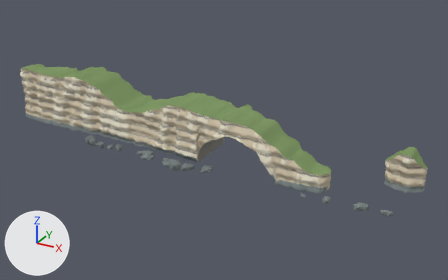
An edit to the Blender file art/coast.blend, drawn before and after from the same camera.
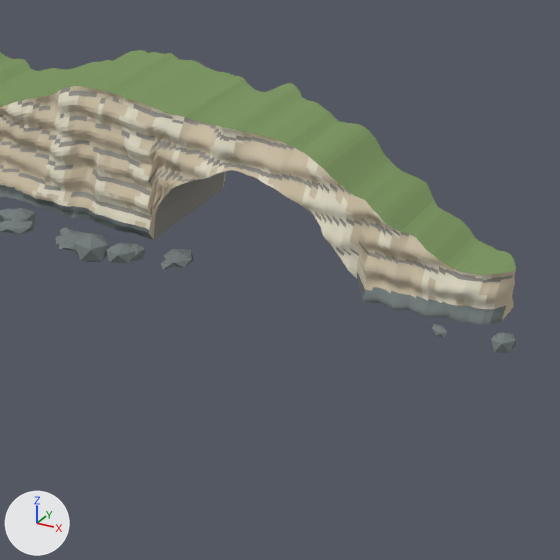
Old and new are each drawn whole from a camera (50 mm lens) standing at (29.9, -62.7, 34.0) and looking at (-5.4, 1.5, 1.9) and again close up on the part from 32% to 78% of the width and 26% to 100% of the height. Every picture has the same lights, and +X, +Y and +Z are marked at lower left. The last two pictures show the newer version.

In view in the first close-up: 'Icosphere.007', 'Limestone arch' and 13 more.
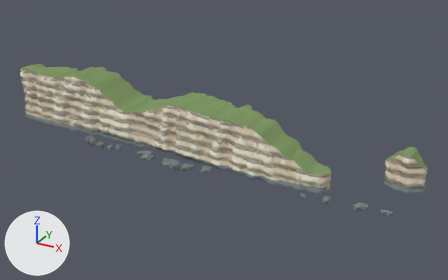
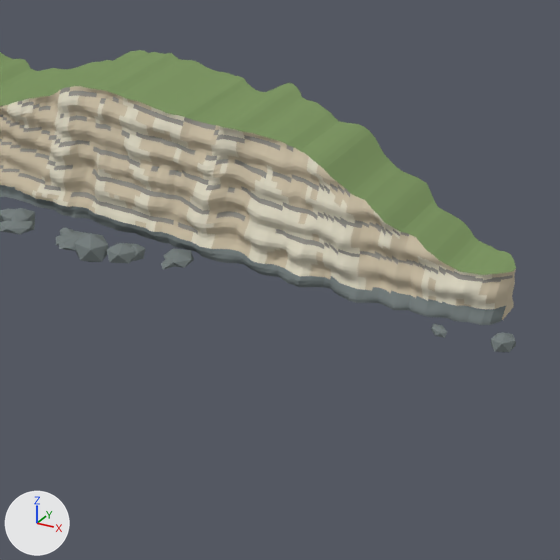
The edits, one by one:
me_limestone_arch has 10626 vertices, 21248 faces and spans x -38.1..10.1, y -3.6..5.6, z 0.0..7.8.
me_limestone_arch is used by ob_limestone_arch; location (0.0, 0.0, 0.0).
me_limestone_arch part 1: 2296 of 10626 vertices moved; they spanned x -6.9..3.8, y -3.6..4.5, z 1.0..6.5 and now span x -6.9..3.8, y -3.6..4.5, z 0.0..6.3; mean shift (0.0, 0.0, -1.8); largest move (-2.5, -2.7, 4.6) -> (-2.7, -2.8, 0.0).
me_limestone_arch part 2: 728 of the faces centred in x -7.0..3.5, y -3.2..4.5, z 1.1..5.9 switch from mat_warm_limestone (beige #cdc0a8) to mat_weathered_chalk (pale yellow #dfdac5).
me_limestone_arch part 3: 280 of the faces centred in x -7.1..3.5, y -3.2..4.3, z 1.4..6.3 switch from mat_warm_limestone (beige #cdc0a8) to mat_bedded_flint (grey #95938b).
me_limestone_arch part 4: 244 of the faces centred in x -7.0..1.2, y -3.1..4.6, z 0.5..4.7 switch from mat_warm_limestone (beige #cdc0a8) to mat_wet_limestone (grey #798181).
me_limestone_arch part 5: 364 of the faces centred in x -7.0..2.1, y -3.3..4.1, z 3.2..6.3 switch from mat_weathered_chalk (pale yellow #dfdac5) to mat_warm_limestone (beige #cdc0a8).
me_limestone_arch part 6: 132 of the faces centred in x -6.0..3.2, y -3.3..4.1, z 2.9..6.4 switch from mat_weathered_chalk (pale yellow #dfdac5) to mat_bedded_flint (grey #95938b).
me_limestone_arch part 7: 164 of the faces centred in x -4.3..3.6, y -3.6..4.0, z 1.2..4.6 switch from mat_weathered_chalk (pale yellow #dfdac5) to mat_wet_limestone (grey #798181).
me_limestone_arch part 8: 296 of the faces centred in x -7.1..3.5, y -3.1..4.3, z 1.6..6.1 switch from mat_bedded_flint (grey #95938b) to mat_warm_limestone (beige #cdc0a8).
me_limestone_arch part 9: 232 of the faces centred in x -6.0..3.6, y -3.4..3.8, z 2.1..6.1 switch from mat_bedded_flint (grey #95938b) to mat_weathered_chalk (pale yellow #dfdac5).
me_limestone_arch part 10: 44 of the faces centred in x -6.8..3.0, y -3.5..4.3, z 1.9..4.7 switch from mat_bedded_flint (grey #95938b) to mat_wet_limestone (grey #798181).

Where the change shows, as pixel boxes [x1, y1, x2, y2] in the close-ups (560 x 560 px; the box of a moved part takes in the faces that stretch with it):
part 1 of me_limestone_arch, moved or reshaped: before [148, 113, 370, 299]; after [148, 113, 370, 303]
part 2 of me_limestone_arch, recoloured: before [149, 132, 359, 247]; after [149, 140, 360, 276]
part 3 of me_limestone_arch, recoloured: before [151, 127, 362, 245]; after [150, 130, 363, 257]
part 4 of me_limestone_arch, recoloured: before [149, 167, 310, 240]; after [149, 231, 309, 287]
part 5 of me_limestone_arch, recoloured: before [162, 125, 326, 228]; after [161, 131, 331, 279]
part 6 of me_limestone_arch, recoloured: before [169, 117, 354, 228]; after [171, 118, 355, 256]
part 7 of me_limestone_arch, recoloured: before [199, 167, 357, 278]; after [195, 245, 358, 302]
part 8 of me_limestone_arch, recoloured: before [148, 119, 362, 226]; after [148, 121, 361, 277]
part 9 of me_limestone_arch, recoloured: before [172, 120, 359, 256]; after [171, 123, 358, 280]
part 10 of me_limestone_arch, recoloured: before [153, 165, 344, 256]; after [154, 232, 346, 292]
